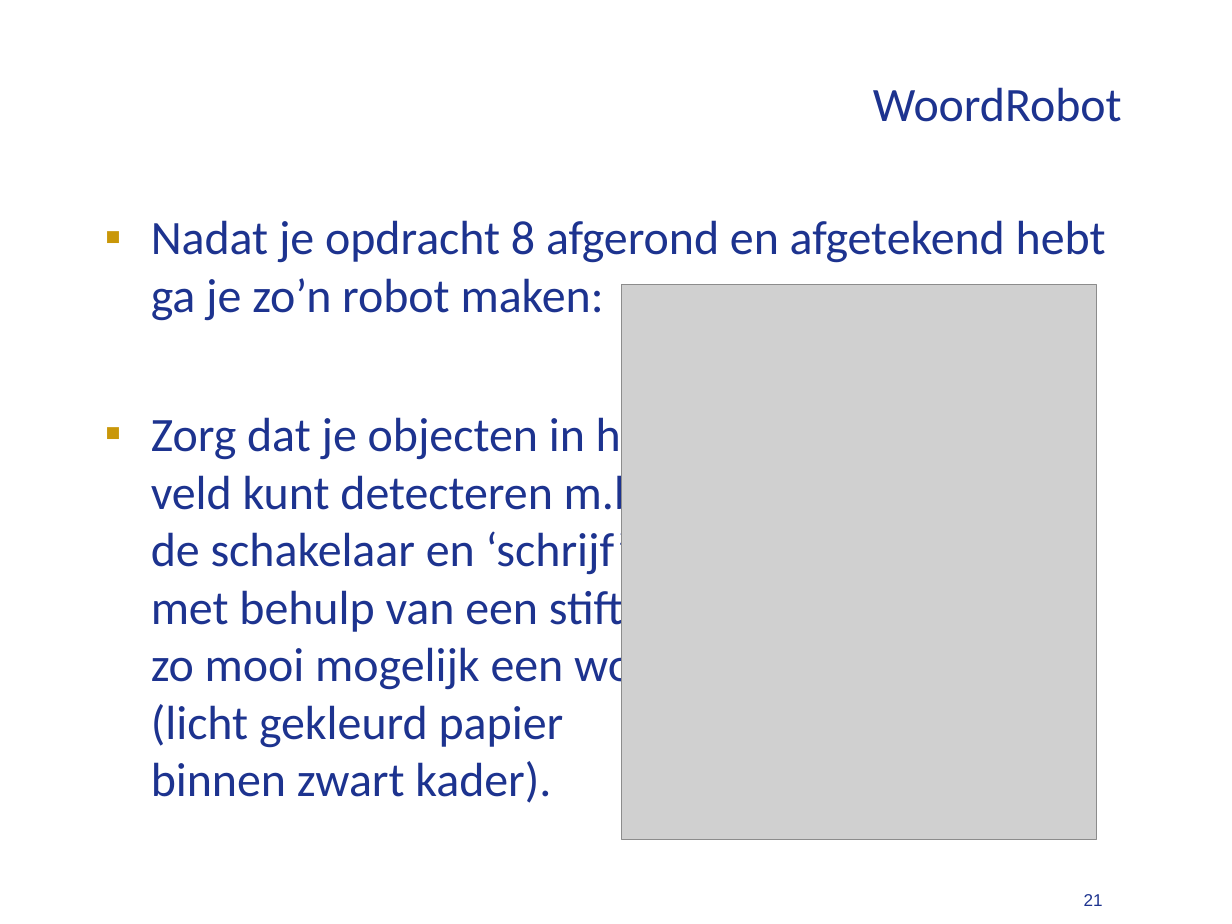
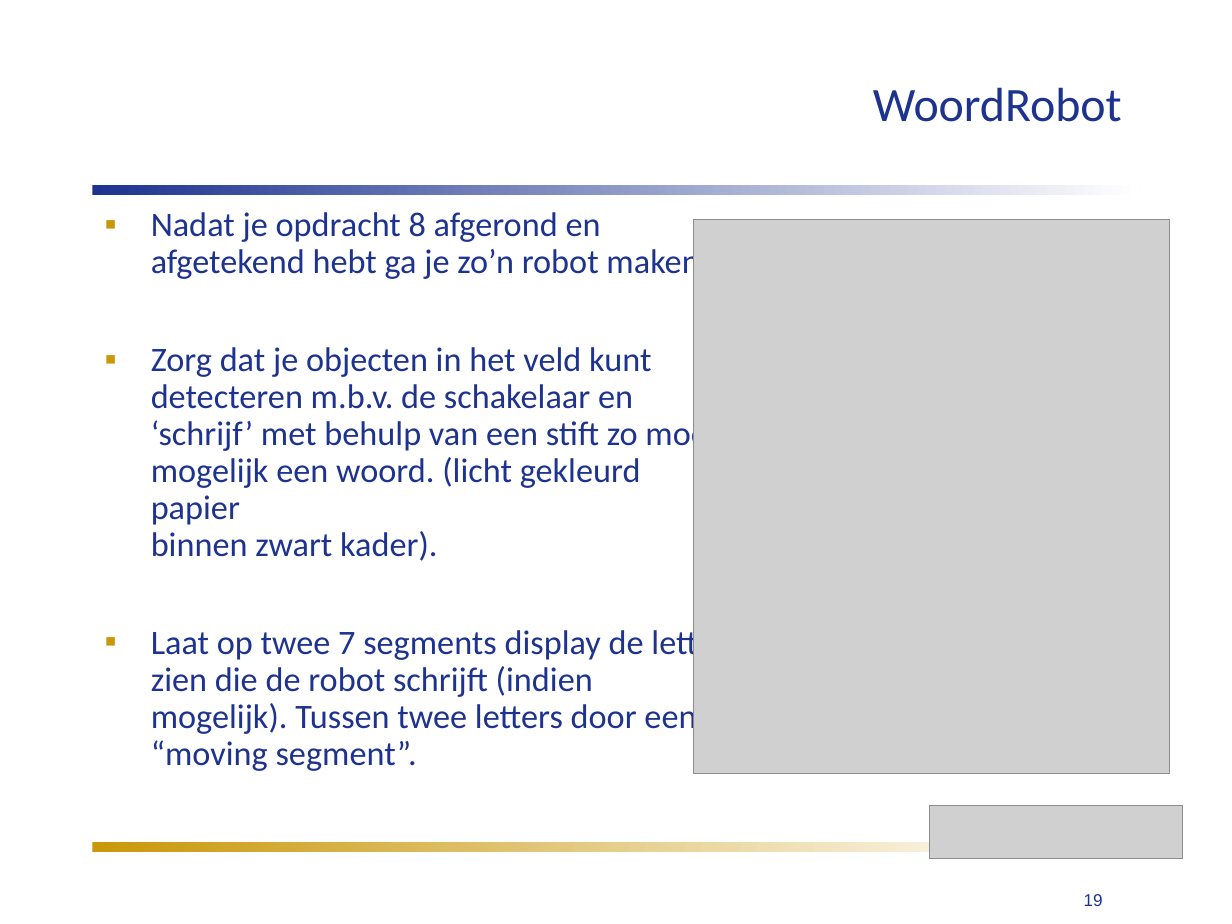
Before and after one commit to humiq/Greendevelopment, a slide deck: slide 19 of trunk/documents/Colleges/ISIROB College 4.ppt (slide 21 before the commit). Drawn at 1232x924 pixels with LibreOffice and Linux fonts; fonts in the diff are those of the drawing; grey boxes stand for pictures. Boxes give left, top, right and bottom in pixels: in the first picture for what was removed or moved away, otherwise in the second. Text is boxed around its words. In the diff, an @@ line names an element or a change of style, - is before the commit and + after.

```diff
--- a/trunk/documents/Colleges/ISIROB College 4.ppt
+++ b/trunk/documents/Colleges/ISIROB College 4.ppt
@@ rectangle added at [92,185,1140,195], fill gradient #1D338F to #FFFFFF @@
@@ text at [151,212,716,561]: size 28 to 20 pt in "Nadat je opdracht 8 afgerond en afgetekend ...", "Zorg dat je objecten in het veld ..."; line spacing 1 to 0.9 @@
@@ picture: place and size @@
-picture at [621,285,1096,839]
+picture at [694,219,1169,774]
@@ text at [151,626,726,771]: paragraph added @@
+▪ Laat op twee 7 segments display de letter zien die de robot schrijft (indien mogelijk). Tussen twee letters door een “moving segment”.
@@ picture added at [929,806,1183,859] @@
@@ rectangle added at [92,841,1078,851], fill gradient #C99709 to #FFFFFF @@
@@ page number at [1084,894,1103,906]: text changed @@
-21
+19
```
Also in this commit, not shown: 9 other slides changed, 2 slides removed, 5 other files.
